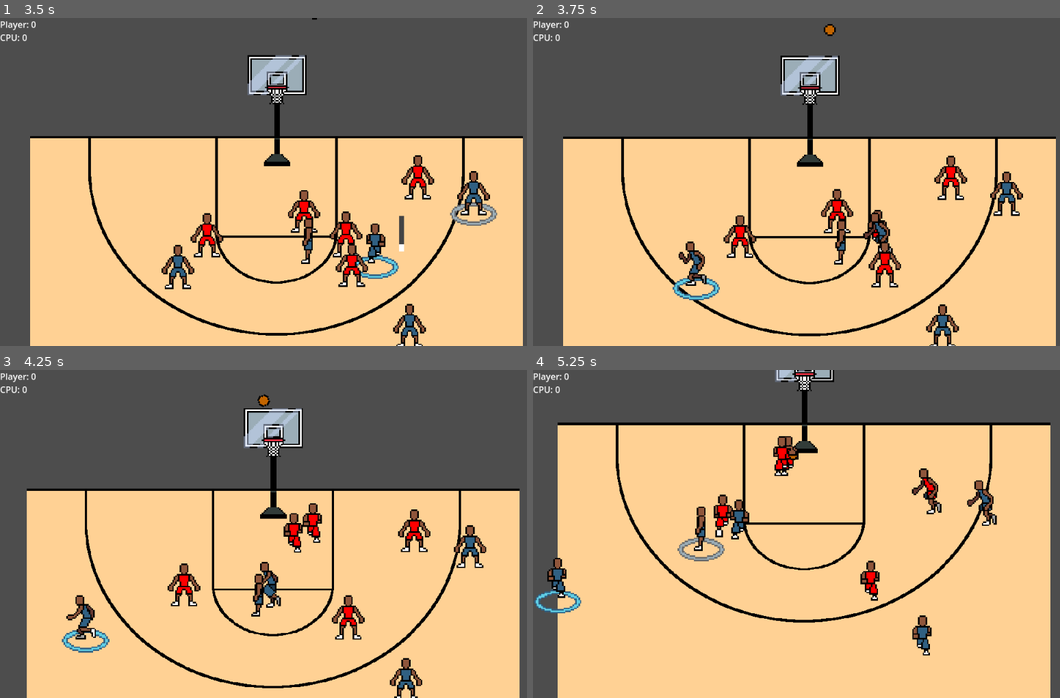
Above: before the commit, frames 1-4 (two rows, left to right).
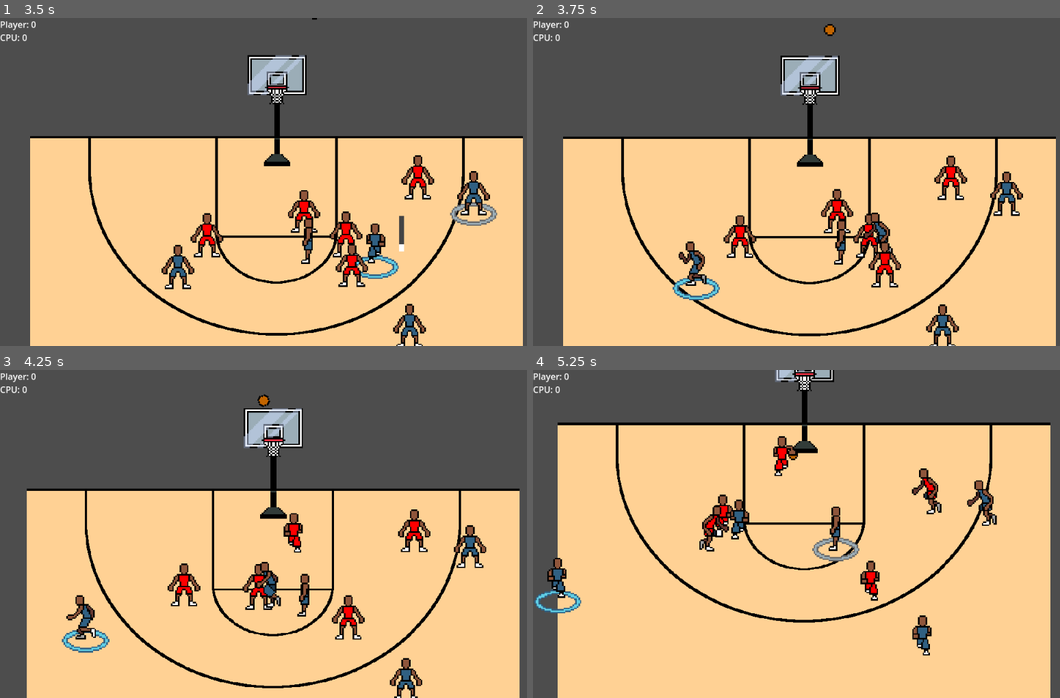
Above: after the commit, the same moments.

Repository: david8zhang/baller-quest-godot
Game: Godot game, scene res://scenes/Main.tscn
Two runs of this game, one before a commit and one after it. Both use one fixed random seed, a clock stepped at 60 frames per second and the inputs below.
Inputs:
- Up to frame 1 (3.5 s): hold Right (move_right) 0.53-1.28 s; tap C (call_for_screen) at 0.6, 2.85 s; hold Down (move_down) 1.28-2.03 s; tap Space (pass) at 1.35 s; hold Right (move_right) 2.03-2.78 s; hold F (shoot_ball) 2.03-2.78 s; hold Up (move_up) from 2.78 s (still down)
- Up to frame 2 (3.75 s): release Up (move_up) at 3.53 s; hold Left (move_left) from 3.53 s (still down); tap Space (pass) at 3.6 s
- Up to frame 3 (4.25 s): keep holding Left (move_left)
- Up to frame 4 (5.25 s): tap F (shoot_ball) at 4.35 s; release Left (move_left) at 5.03 s; hold Down (move_down) from 5.03 s (still down); tap C (call_for_screen) at 5.1 s

Frame 1 is identical in both runs. In frame 2, 0.3% of the frame differs, in the area x 60-68%, y 58-74%; in frame 3, 0.9%; in frame 4, 1.4%, in the area x 27-62%, y 20-59%.

Commit message:
fix screen sliding bug

Diff:
--- a/prefab/CPUPlayer.tscn
+++ b/prefab/CPUPlayer.tscn
@@ -59,5 +59,5 @@
 debug_color = Color(0.980392, 0, 0.384314, 0.419608)
 
 [node name="CPUPlayerAI" parent="." node_paths=PackedStringArray("blackboard", "actor") instance=ExtResource("5_hvioe")]
-blackboard = NodePath("@Node@33299")
+blackboard = NodePath("@Node@19256")
 actor = NodePath("..")
--- a/prefab/CPUPlayerAI.tscn
+++ b/prefab/CPUPlayerAI.tscn
@@ -36,7 +36,7 @@
 
 [node name="CPUPlayerAI" type="Node" node_paths=PackedStringArray("blackboard", "actor")]
 script = ExtResource("1_tnh4m")
-blackboard = NodePath("@Node@20358")
+blackboard = NodePath("@Node@20277")
 actor = NodePath("")
 
 [node name="InitSequence" type="Node" parent="."]
--- a/prefab/Player.tscn
+++ b/prefab/Player.tscn
@@ -87,5 +87,5 @@
 debug_color = Color(0.980392, 0, 0.384314, 0.419608)
 
 [node name="PlayerAI" parent="." node_paths=PackedStringArray("blackboard", "actor") instance=ExtResource("15_cfbit")]
-blackboard = NodePath("@Node@34983")
+blackboard = NodePath("@Node@20446")
 actor = NodePath("..")
--- a/prefab/PlayerAI.tscn
+++ b/prefab/PlayerAI.tscn
@@ -26,8 +26,8 @@
 
 [node name="PlayerAI" type="Node" node_paths=PackedStringArray("blackboard", "actor")]
 script = ExtResource("1_dm2qq")
-blackboard = NodePath("@Node@26038")
-actor = NodePath("..")
+blackboard = NodePath("@Node@20358")
+actor = NodePath("")
 
 [node name="SequenceComposite" type="Node" parent="."]
 script = ExtResource("3_202us")
--- a/scripts/behavior-tree/SetScreen.gd
+++ b/scripts/behavior-tree/SetScreen.gd
@@ -4,12 +4,14 @@
 func tick(actor: Node, blackboard: Blackboard):
   var curr_player = actor as CourtPlayer
   curr_player.is_screen_active = true
+  var game = blackboard.get_value("Game") as Game
+
+  var ball_handler = game.get_ball_handler()
+  if ball_handler != null && ball_handler.get_defender() != null:
+    ball_handler.get_defender().set_collision_mask_value(1, true)
 
   # Make curr player immovable
   curr_player.linear_velocity = Vector2.ZERO
-  print(curr_player.linear_velocity)
-  curr_player.linear_damp = 100
   curr_player.anim_sprite.flip_h = true
   curr_player.anim_sprite.play("set-screen-side")
-  curr_player.set_collision_mask_value(1, true)
   return SUCCESS
